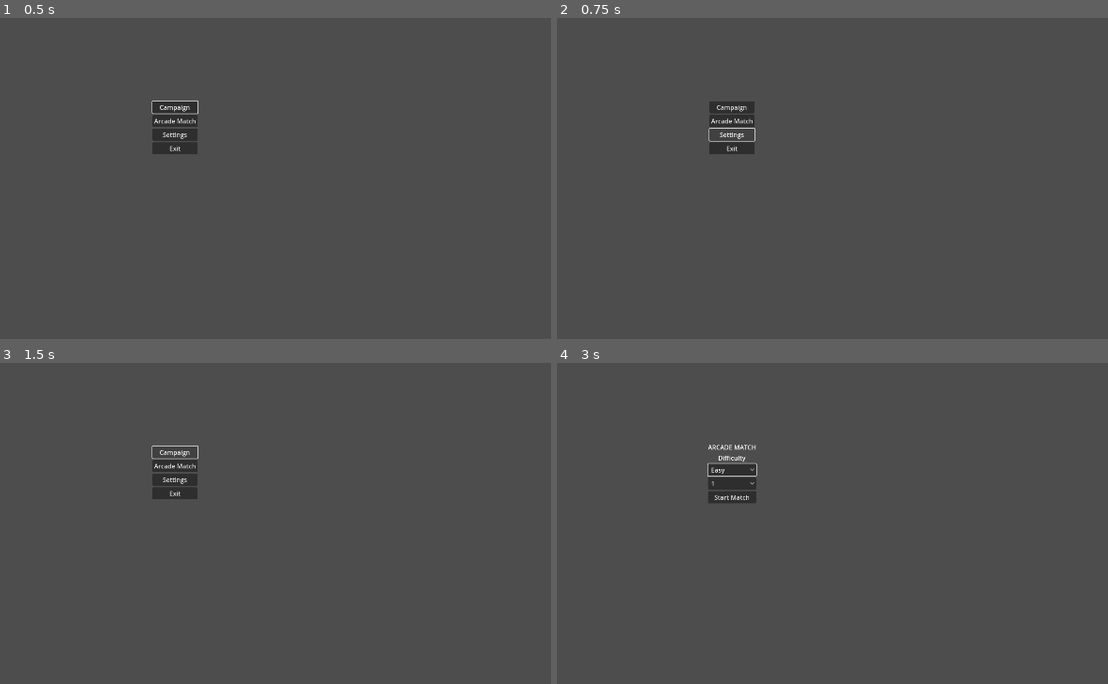
Above: before the commit, frames 1-4 (two rows, left to right).
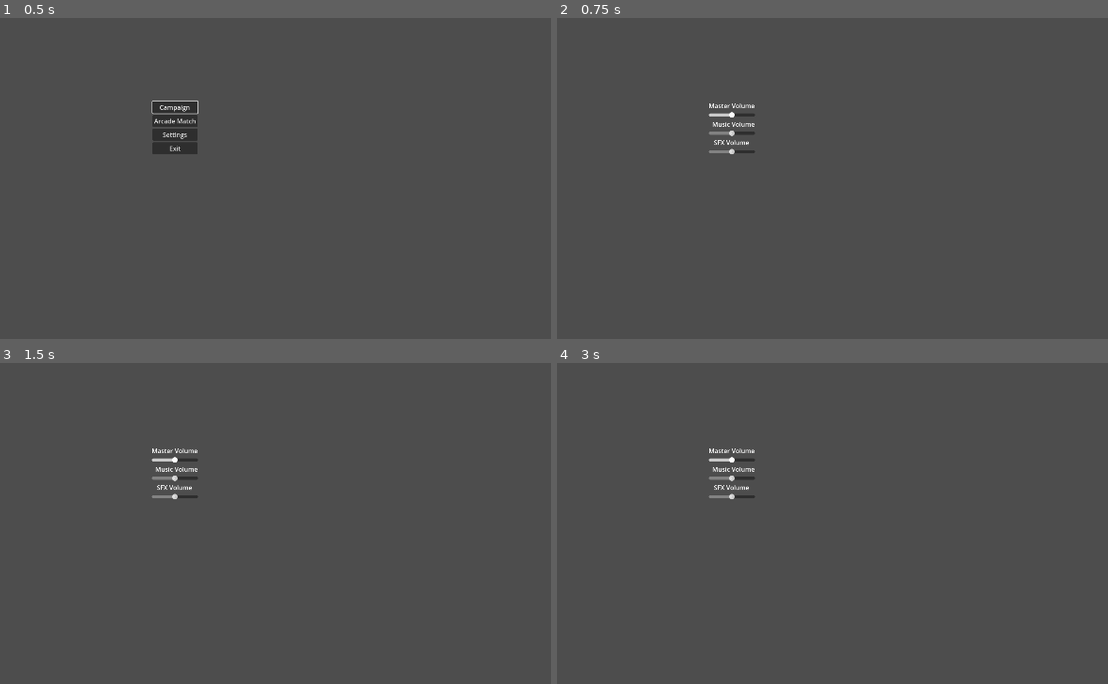
Above: after the commit, the same moments.

Repository: OmegaGiven/GAMEJAM15
Game: Godot game, scene res://scenes/MainMenu.tscn
Same seed, same stepped clock (60 frames per second), same inputs: the game is played once before the commit and once after it.
Inputs (mouse positions are in pixels of both pictures, inside the frame that each line leads up to):
- Up to frame 1 (0.5 s): no input
- Up to frame 2 (0.75 s): click "Settings" at 0.5 s
- Up to frame 3 (1.5 s): click (176, 452) at 1.25 s, where only the run before the commit has a clickable "Campaign"
- Up to frame 4 (3 s): click (733, 452) at 2 s, where only the run before the commit has a clickable "Campaign"; click (733, 465) at 2.75 s, where only the run before the commit has a clickable "Arcade Match"

Frame 1 is identical in both runs. In frame 2, 1.0% of the frame differs, in the area x 27-37%, y 26-43%; in frame 3, 1.0%; in frame 4, 1.2%, in the area x 27-37%, y 25-44%.

Commit message:
added bare bones to menu system

Diff:
--- a/scenes/MainMenu.tscn
+++ b/scenes/MainMenu.tscn
@@ -1,10 +1,13 @@
-[gd_scene load_steps=3 format=3 uid="uid://bro8f0qhi13h"]
+[gd_scene load_steps=4 format=3 uid="uid://bro8f0qhi13h"]
 
 [ext_resource type="PackedScene" uid="uid://bubg5pix7uosu" path="res://scenes/Menu Scenes/Menu.tscn" id="1_pgeli"]
 [ext_resource type="PackedScene" uid="uid://rgl4sdd51x7l" path="res://scenes/Menu Scenes/ArcadeMenu.tscn" id="2_dflvw"]
+[ext_resource type="PackedScene" uid="uid://tshpyxt3yo3u" path="res://scenes/Menu Scenes/SettingsMenu.tscn" id="3_oe8ew"]
 
 [node name="MainMenu" type="Node2D"]
 
 [node name="Menu" parent="." instance=ExtResource("1_pgeli")]
 
 [node name="ArcadeMenu" parent="." instance=ExtResource("2_dflvw")]
+
+[node name="SettingsMenu" parent="." instance=ExtResource("3_oe8ew")]
--- a/scenes/Menu Scenes/Menu.tscn
+++ b/scenes/Menu Scenes/Menu.tscn
@@ -39,4 +39,5 @@
 
 [connection signal="visibility_changed" from="." to="." method="_on_visibility_changed"]
 [connection signal="pressed" from="VBoxContainer/Arcade" to="." method="_on_arcade_pressed"]
+[connection signal="pressed" from="VBoxContainer/Settings" to="." method="_on_settings_pressed"]
 [connection signal="pressed" from="VBoxContainer/Exit" to="." method="_on_exit_pressed"]
--- a/scenes/Menu Scenes/SettingsMenu.tscn
+++ b/scenes/Menu Scenes/SettingsMenu.tscn
@@ -1,3 +1,57 @@
-[gd_scene format=3 uid="uid://tshpyxt3yo3u"]
+[gd_scene load_steps=2 format=3 uid="uid://tshpyxt3yo3u"]
+
+[ext_resource type="Script" path="res://scripts/SettingsMenu.gd" id="1_ay7nt"]
 
 [node name="SettingsMenu" type="Node2D"]
+script = ExtResource("1_ay7nt")
+
+[node name="VBoxContainer" type="VBoxContainer" parent="."]
+anchors_preset = 8
+anchor_left = 0.5
+anchor_top = 0.5
+anchor_right = 0.5
+anchor_bottom = 0.5
+offset_left = -20.0
+offset_top = -20.0
+offset_right = 20.0
+offset_bottom = 20.0
+grow_horizontal = 2
+grow_vertical = 2
+
+[node name="Master" type="Label" parent="VBoxContainer"]
+layout_mode = 2
+text = "Master Volume"
+horizontal_alignment = 1
+
+[node name="Master2" type="HSlider" parent="VBoxContainer"]
+layout_mode = 2
+max_value = 1.0
+step = 0.05
+value = 0.5
+
+[node name="Music" type="Label" parent="VBoxContainer"]
+layout_mode = 2
+text = "Music Volume"
+horizontal_alignment = 2
+
+[node name="Music2" type="HSlider" parent="VBoxContainer"]
+layout_mode = 2
+max_value = 1.0
+step = 0.05
+value = 0.5
+
+[node name="SFX" type="Label" parent="VBoxContainer"]
+layout_mode = 2
+text = "SFX Volume"
+horizontal_alignment = 1
+
+[node name="SFX2" type="HSlider" parent="VBoxContainer"]
+layout_mode = 2
+max_value = 1.0
+step = 0.05
+value = 0.5
+
+[connection signal="visibility_changed" from="." to="." method="_on_visibility_changed"]
+[connection signal="value_changed" from="VBoxContainer/Master2" to="." method="_on_master_2_value_changed"]
+[connection signal="value_changed" from="VBoxContainer/Music2" to="." method="_on_music_2_value_changed"]
+[connection signal="value_changed" from="VBoxContainer/SFX2" to="." method="_on_sfx_2_value_changed"]
--- /dev/null
+++ b/scripts/SettingsMenu.gd
@@ -0,0 +1,33 @@
+extends Node2D
+
+@onready var SFX_BUS_ID = AudioServer.get_bus_index("SFX")
+@onready var MUSIC_BUS_ID = AudioServer.get_bus_index("Music")
+@onready var MASTER_BUS_ID = AudioServer.get_bus_index("Master")
+
+func _ready():
+	self.hide()
+	self.position = Vector2(Settings.resolution_x/2, Settings.resolution_y/2)
+	$VBoxContainer/Master2.value = Settings.master
+	$VBoxContainer/Music2.value = Settings.music
+	$VBoxContainer/SFX2.value =  Settings.sfx
+
+func _input(event):
+	if event.is_action_pressed("ui_cancel"):
+		self.hide()
+		$"../Menu".show()
+
+func _on_visibility_changed():
+	if self.visible:
+		$VBoxContainer/Master2.grab_focus()
+
+func _on_master_2_value_changed(value):
+	AudioServer.set_bus_volume_db(MASTER_BUS_ID, linear_to_db(value))
+	AudioServer.set_bus_mute(MASTER_BUS_ID, value < 0.05)
+
+func _on_music_2_value_changed(value):
+	AudioServer.set_bus_volume_db(MUSIC_BUS_ID, linear_to_db(value))
+	AudioServer.set_bus_mute(MUSIC_BUS_ID, value < 0.05)
+
+func _on_sfx_2_value_changed(value):
+	AudioServer.set_bus_volume_db(SFX_BUS_ID, linear_to_db(value))
+	AudioServer.set_bus_mute(SFX_BUS_ID, value < 0.05)
--- a/scripts/TitleScreen.gd
+++ b/scripts/TitleScreen.gd
@@ -18,3 +18,8 @@
 func _on_visibility_changed():
 	if self.visible:
 		$VBoxContainer/Campaign.grab_focus()
+
+
+func _on_settings_pressed():
+	self.hide()
+	$"../SettingsMenu".show()
